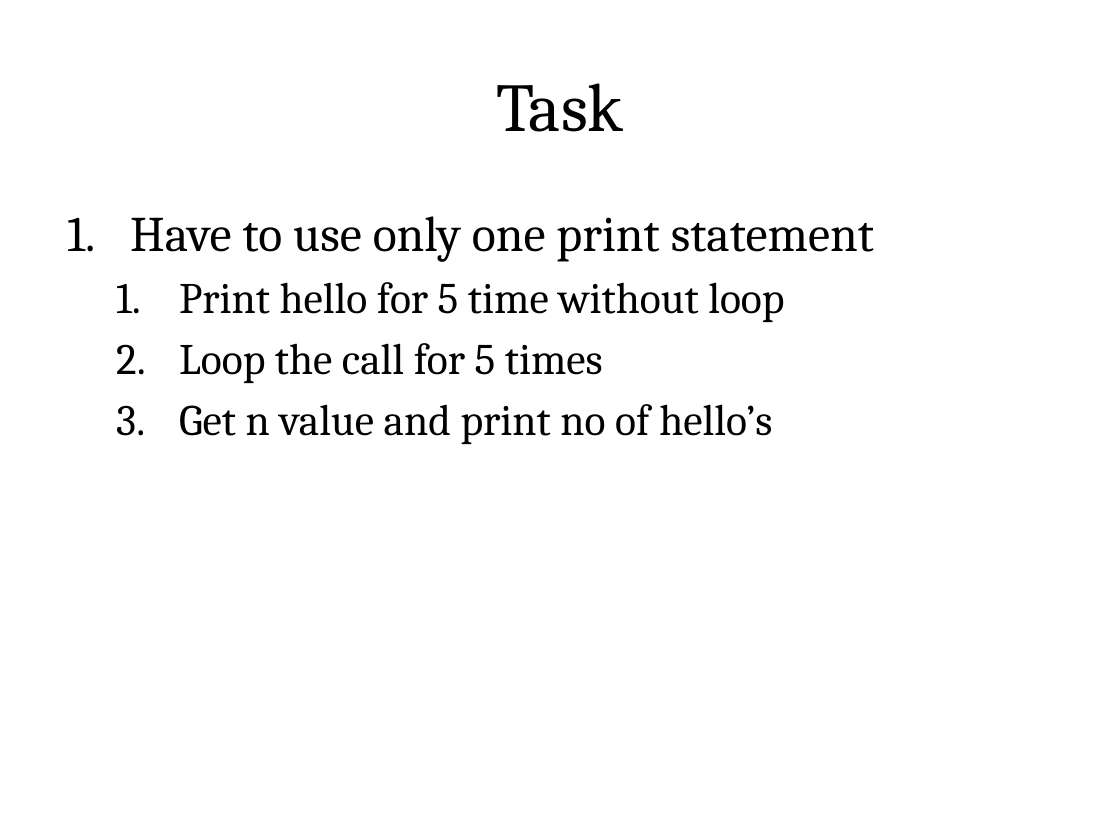
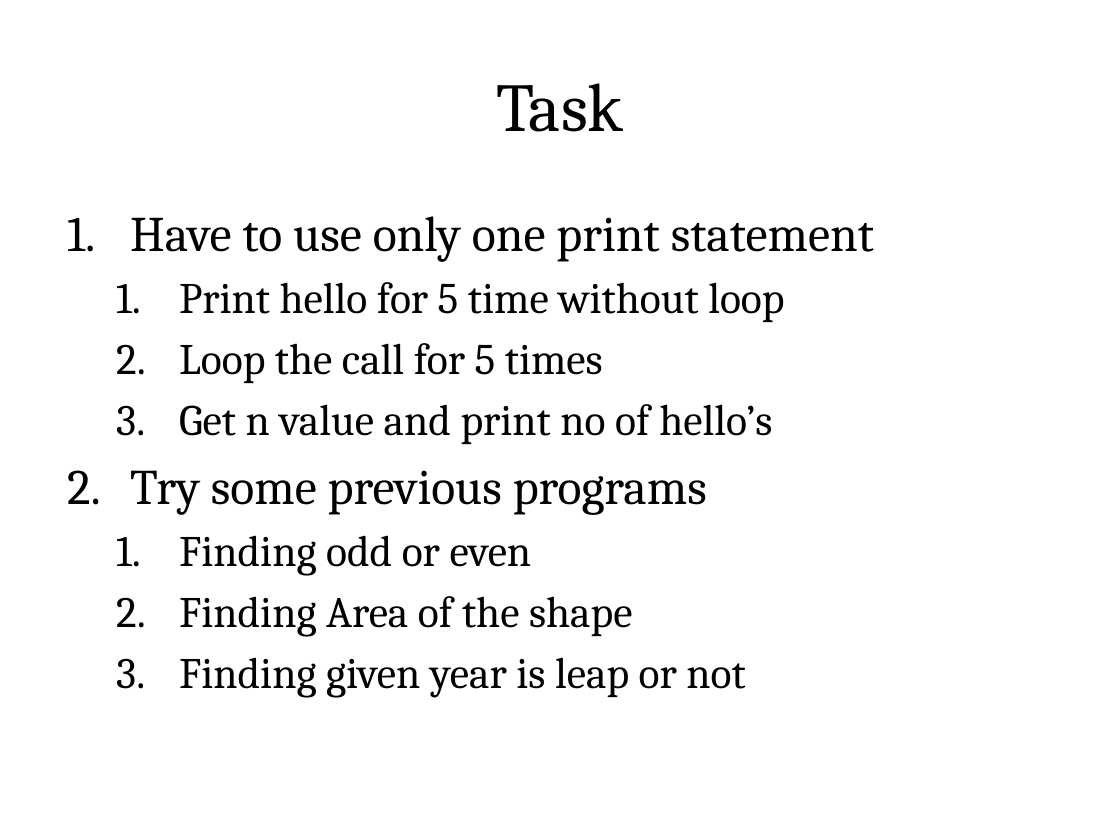
Before and after one commit to rajasekaran36/GE8151-Problem-Solving-and-Python-Programming, a slide deck: slide 9 of Slides/Unit 2/GE8151-U2-3-Functions.pptx. Drawn at 1120x840 pixels with LibreOffice and Linux fonts; fonts in the diff are those of the drawing. Boxes give left, top, right and bottom in pixels: in the first picture for what was removed or moved away, otherwise in the second. Text is boxed around its words. In the diff, an @@ line names an element or a change of style, - is before the commit and + after.

```diff
--- a/Slides/Unit 2/GE8151-U2-3-Functions.pptx
+++ b/Slides/Unit 2/GE8151-U2-3-Functions.pptx
@@ text at <box>130,470,745,698</box>: paragraphs added @@
+2. Try some previous programs
+  1. Finding odd or even
+  2. Finding Area of the shape
+  3. Finding given year is leap or not
```
Also in this commit, not shown: 2 other slides changed, 2 slides added, 4 other files.
